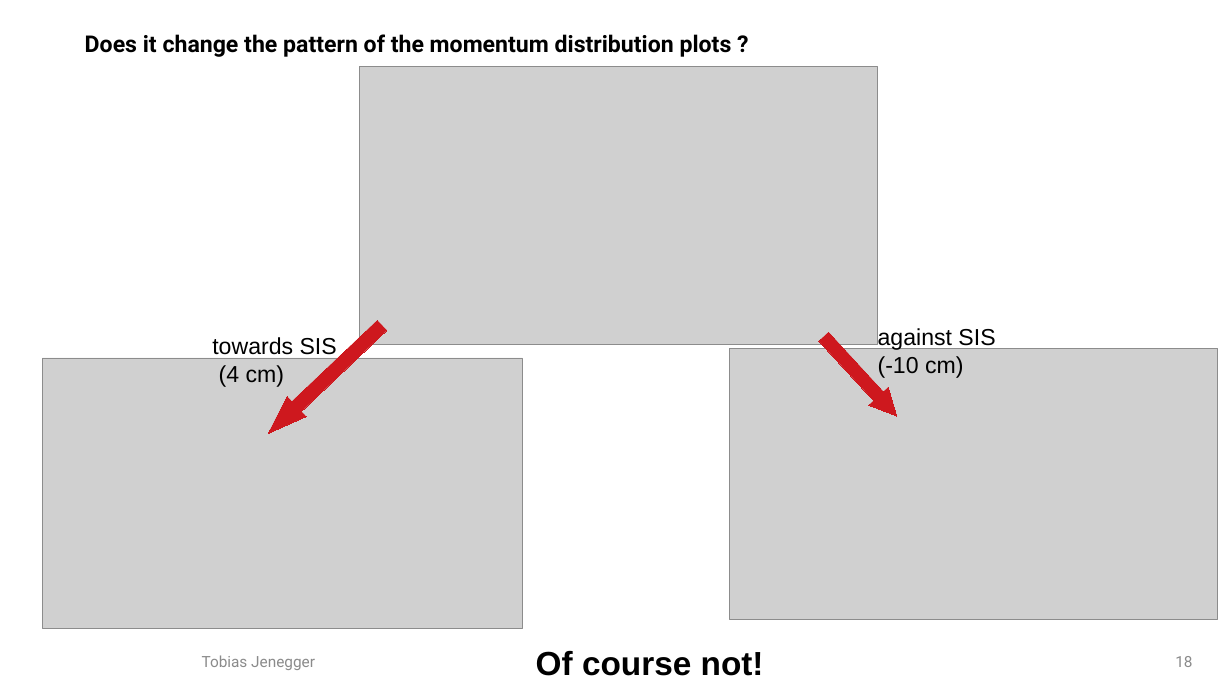
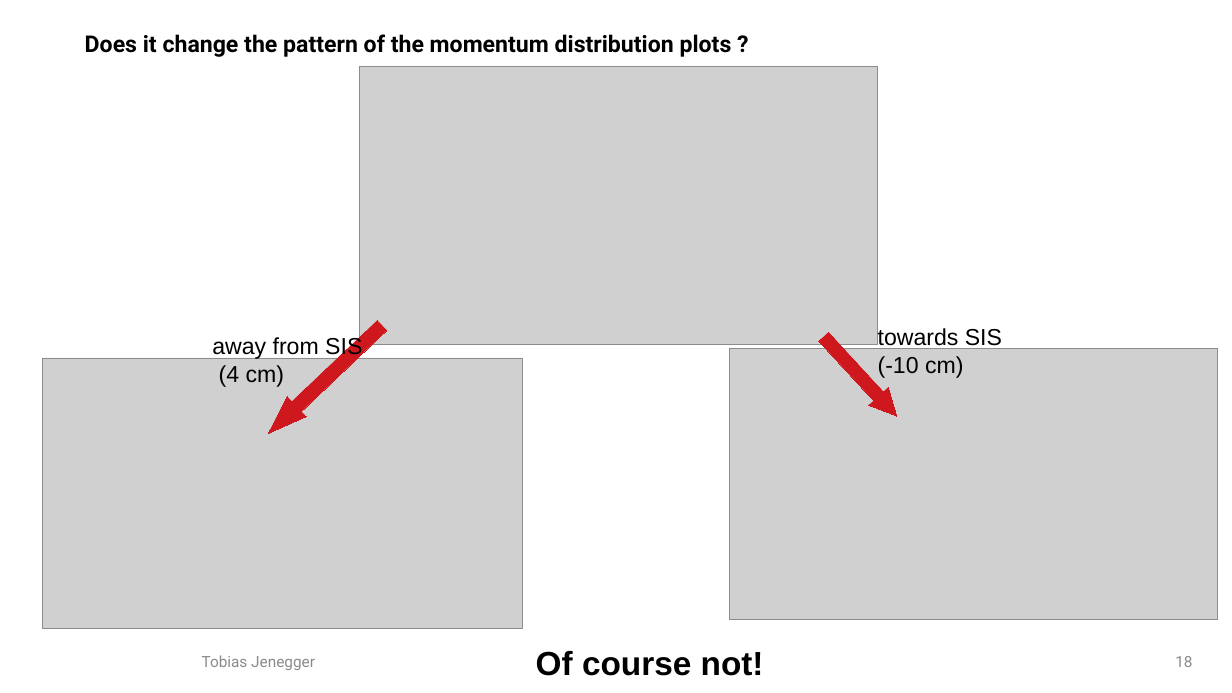
Before and after one commit to jenegger/r3b_wg, a slide deck: slide 18 of presentation_wg.odp. Drawn at 1232x693 pixels with LibreOffice and Linux fonts; fonts in the diff are those of the drawing; grey boxes stand for pictures; background and template pictures are left out. Boxes give left, top, right and bottom in pixels: in the first picture for what was removed or moved away, otherwise in the second. Text is boxed around its words. In the diff, an @@ line names an element or a change of style, - is before the commit and + after.

```diff
--- a/presentation_wg.odp
+++ b/presentation_wg.odp
@@ text at (878, 328, 1002, 351): text changed @@
-against SIS
+towards SIS
@@ text at (212, 336, 362, 360): text changed @@
-towards SIS
+away from SIS
```
Also in this commit, not shown: 2 other slides changed, 1 slide added, 2 other files.
